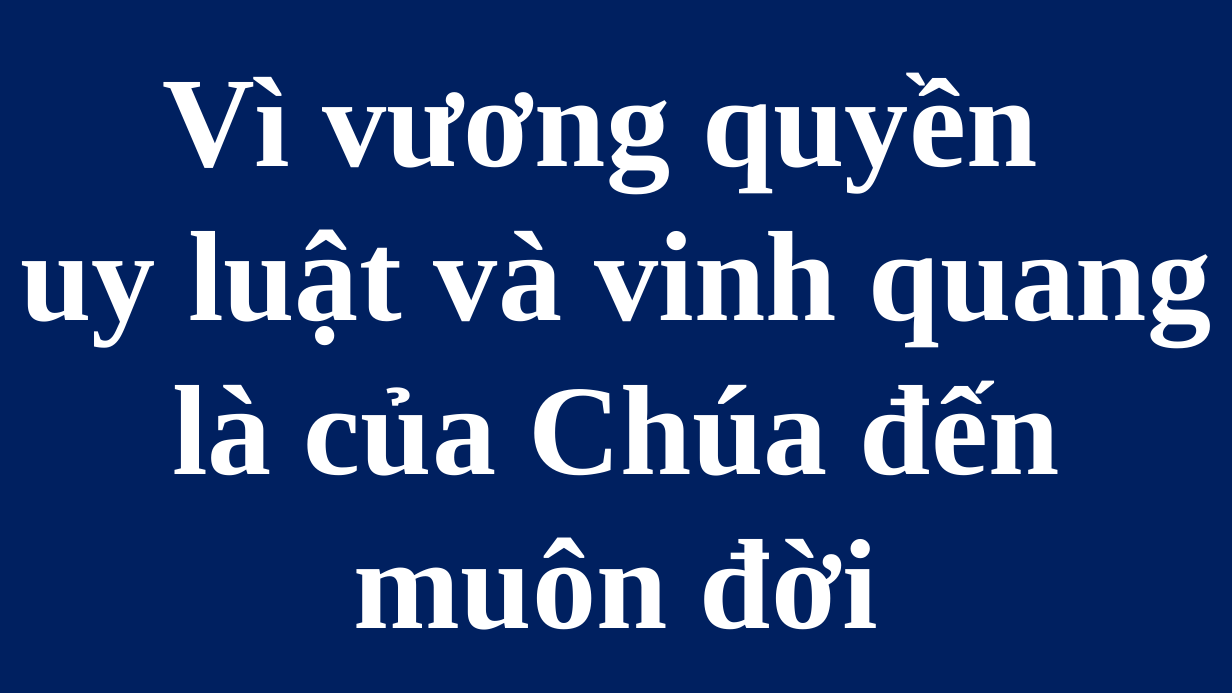
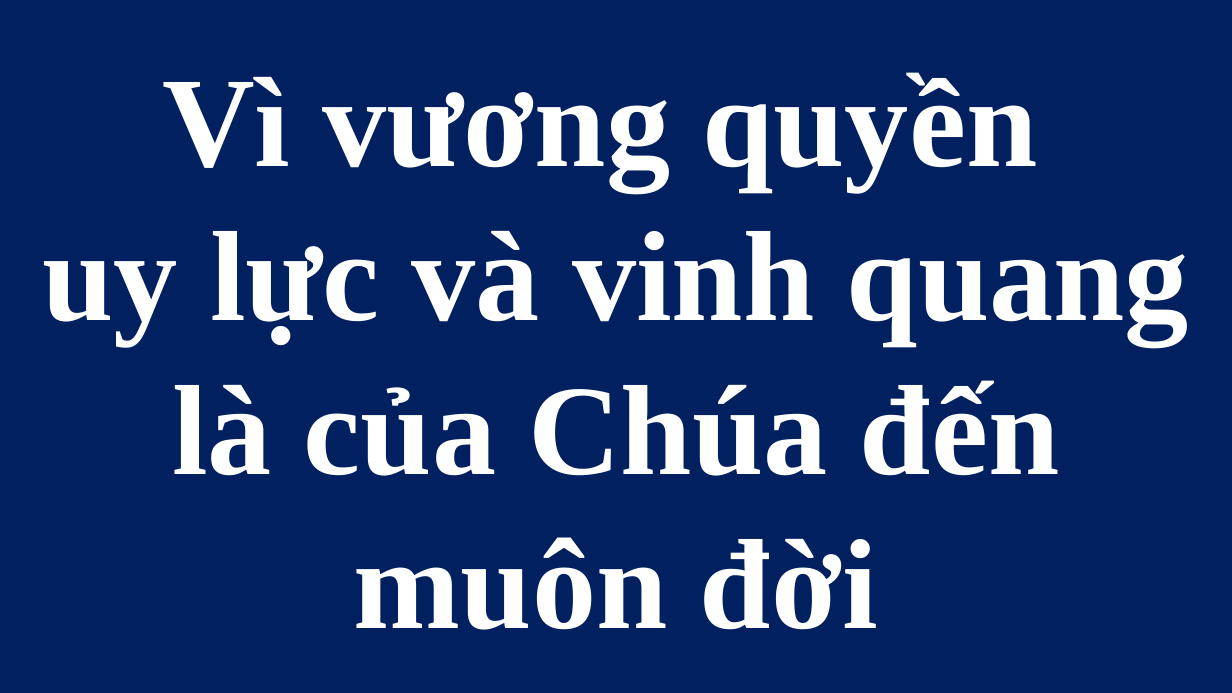
Before and after one commit to lythanhngodev64/SlideLe, a slide deck: slide 199 of Slide/Các Thánh Nam Nữ 2026.pptx. Drawn at 1232x693 pixels with LibreOffice and Linux fonts; fonts in the diff are those of the drawing. Boxes give left, top, right and bottom in pixels: in the first picture for what was removed or moved away, otherwise in the second. Text is boxed around its words. In the diff, an @@ line names an element or a change of style, - is before the commit and + after.

```diff
--- a/Slide/Các Thánh Nam Nữ 2026.pptx
+++ b/Slide/Các Thánh Nam Nữ 2026.pptx
@@ title at (43, 72, 1189, 630): text changed @@
-Vì vương quyền
-uy luật và vinh quang là của Chúa đến muôn đời
+Vì vương quyền
+uy lực và vinh quang là của Chúa đến muôn đời
```
Also in this commit, not shown: 1 other slide changed, 2 slides added, 1 slide removed, 1 other file.
